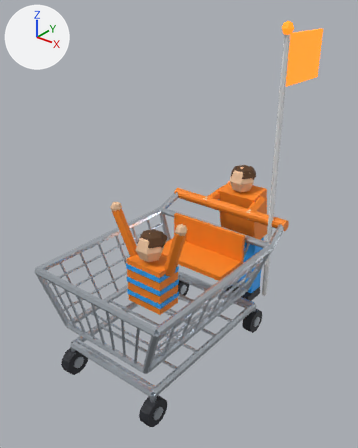
What one commit did to the glTF model games/drift-foundry/src/game/art/cart-rival-twins.glb.
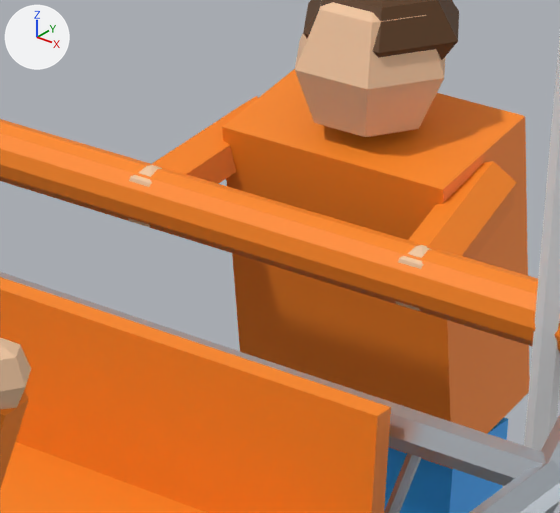
Old and new are each drawn whole from a 50 mm lens placed at (2.67, -3.19, 3.47), pointed at (-0.02, 0.17, 1.38) and again close up on the part from 51% to 76% of the width and 38% to 56% of the height. The axes (+X, +Y, +Z) are drawn at upper left. The lights are the same throughout. The first two pictures are the older version. Vertices at exactly the same position are counted once.

The scene before the commit, as lines of its bpy script (objects in view):
```python
me_mesh_0 = bpy.data.meshes.new('Mesh_0')
me_mesh_0.from_pydata(...)  # 1480 vertices, 2604 faces; spans x -0.74..0.74, y -1.03..1.65, z 0.0..3.18
# faces by material slot: [216, 1776, 192, 24, 48, 60, 216, 72]
me_mesh_0.materials.append(mat_23262d)  # black #23262d
me_mesh_0.materials.append(mat_c9d1d9)  # light grey #c9d1d9
me_mesh_0.materials.append(mat_ff8a1e)  # orange #ff8a1e
me_mesh_0.materials.append(mat_e8eaec)  # white #e8eaec
me_mesh_0.materials.append(mat_ff8a1e_1)  # orange #ff8a1e, glowing orange #ff8a1e
me_mesh_0.materials.append(mat_2fa8ff)  # blue #2fa8ff
me_mesh_0.materials.append(mat_f1c7a1)  # beige #f1c7a1
me_mesh_0.materials.append(mat_5a3a1a)  # brown #5a3a1a
ob_cart_rival_twins = bpy.data.objects.new('cart-rival-twins', me_mesh_0)
ob_cart_rival_twins.location = (0.0, 0.0, 0.0)
```
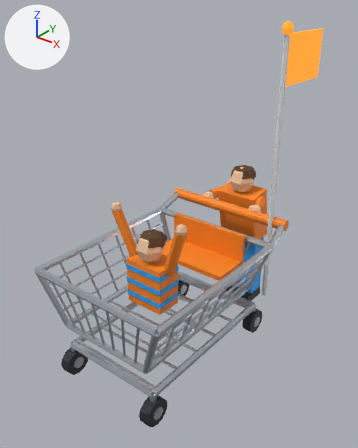
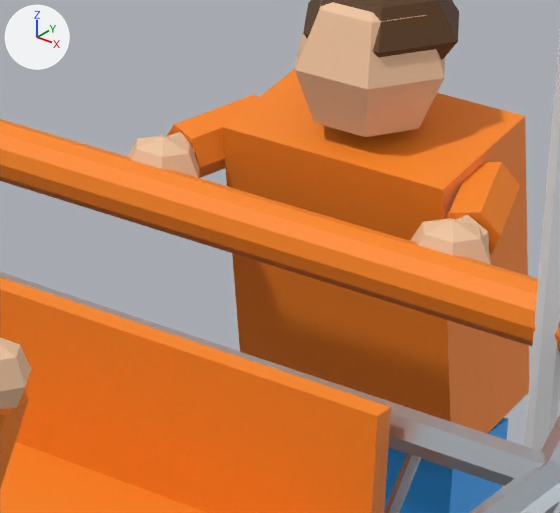
Pixel boxes [x1, y1, x2, y2] of what changed, in the close-ups (560 x 513 px; the box of a moved part takes in the faces that stretch with it):
part 1 of me_mesh_0, added (beige)
    after: [410, 218, 491, 265]
part 2 of me_mesh_0, moved or reshaped
    before: [128, 96, 517, 311]
    after: [127, 94, 520, 256]

Diff of the bpy script that builds the scene:
```diff
--- a/games/drift-foundry/src/game/art/cart-rival-twins.glb.py
+++ b/games/drift-foundry/src/game/art/cart-rival-twins.glb.py
@@ me_mesh_0 @@
 # used by ob_cart_rival_twins; location = (0.0, 0.0, 0.0)
-me_mesh_0.from_pydata(...)  # 1480 vertices, 2604 faces; spans x -0.74..0.74, y -1.03..1.65, z 0.0..3.18
+me_mesh_0.from_pydata(...)  # 1506 vertices, 2652 faces; spans x -0.74..0.74, y -1.03..1.65, z 0.0..3.18
+# me_mesh_0 part 1: a new loose piece, a UV sphere (6 segments, 4 rings, poles along z) spanning x 0.22..0.38, y 0.99..1.11, z 1.23..1.36, in mat_f1c7a1 (beige #f1c7a1)
+# me_mesh_0 part 2
+# 25 vertices are removed from x -0.34..0.32, y 0.94..1.04, z 1.21..1.33
+# 82 faces are deleted
+# 41 vertices move from x -0.33..0.34, y 0.95..1.29, z 1.21..1.38 to x -0.35..0.35, y 0.99..1.3, z 1.25..1.38
+# 26 vertices are added at x -0.38..0.34, y 0.99..1.12, z 1.23..1.36
+# 5 new vertices lie (0.0, 0.06, 0.01) away from vertices in x -0.32..0.3, y 0.95..1.03, z 1.23..1.31
+# 12 new faces join them, mat_ff8a1e (orange #ff8a1e)
+# 82 new faces join them, mat_f1c7a1 (beige #f1c7a1)
 me_mesh_0.materials.append(mat_23262d)
```
